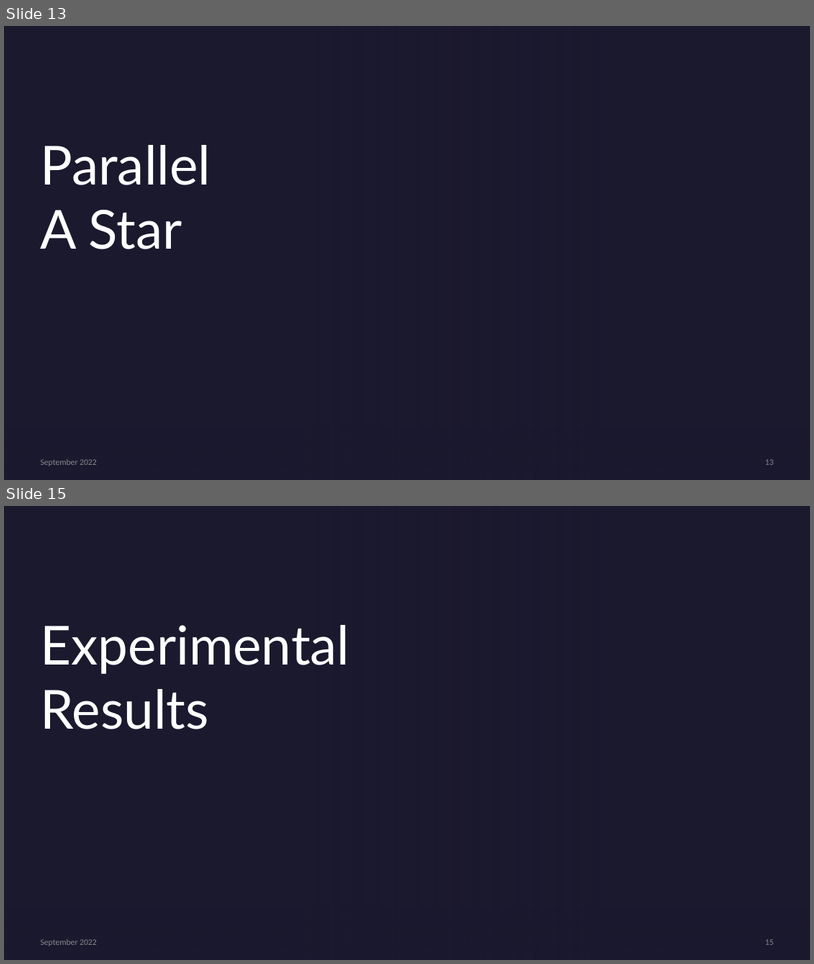
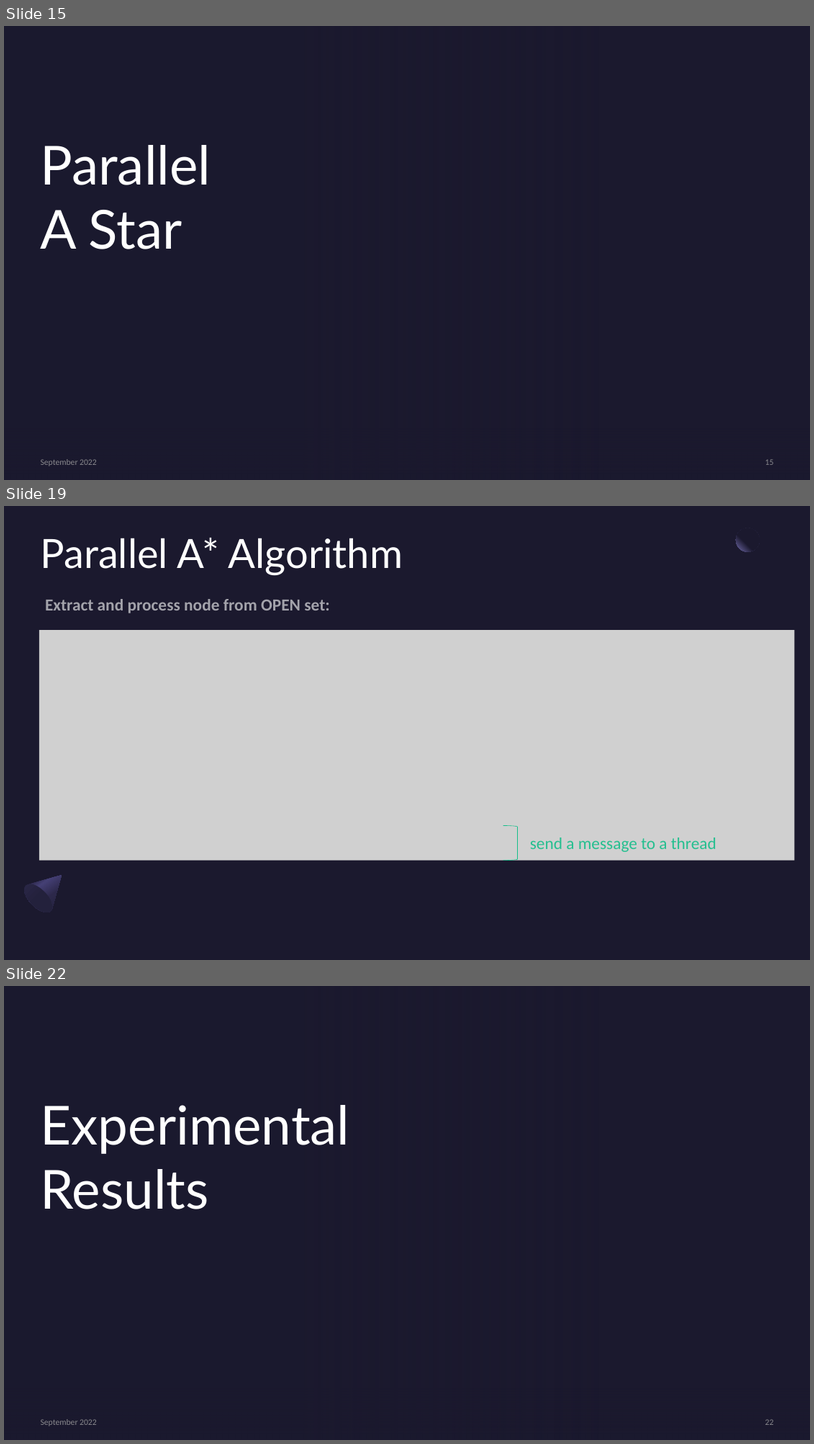
Before and after one commit to Salvo-kun/a-star, a slide deck: presentation/astar_slides.pptx. Shown one above the other, each under a label of ours: slides 13 and 15 before the commit, slides 15, 19 and 22 after it; the slides between them are not shown. The pictures are 814x964 and 814x1444 pixels, drawn with LibreOffice and Linux fonts; fonts in the diff are those of the drawing; grey boxes stand for pictures; background and template pictures are left out. Boxes give left, top, right and bottom in pixels: in the first picture for what was removed or moved away, otherwise in the second. Text is boxed around its words. In the diff, an @@ line names an element or a change of style, - is before the commit and + after.

```diff
--- a/presentation/astar_slides.pptx
+++ b/presentation/astar_slides.pptx
@@ slide 19 added at (4,506,810,960), background #1B192E @@
@@ title added at (41,538,404,576), 48 pt, text #FFFFFF @@
+Parallel A* Algorithm
@@ ellipse added at (736,528,760,551), fill gradient #1B192E to #7771B2 @@
@@ text added at (45,599,329,613), 20 pt, text #FFFFFF at 60% opacity, bold @@
+Extract and process node from OPEN set:
@@ picture added at (39,630,795,860) @@
@@ right bracket added at (504,826,518,860), outline #13BE89 0.5 pt @@
@@ text added at (530,837,717,852), 20 pt, text #13BE89 at 90% opacity @@
+send a message to a thread
@@ freeform shape added at (19,862,74,917), fill gradient #2C284A to #454075 to #1B192E @@
@@ ellipse added at (19,879,57,917), fill gradient #23213C to #2C284A @@
@@ what was slide 13 is now slide 15 @@
@@ page number at (766,459,774,464): text changed @@
-13
+15
@@ what was slide 15 is now slide 22 @@
@@ page number at (766,1419,774,1424): text changed @@
-15
+22
```
Also in this commit, not shown: 4 slides changed, 8 other slides added, 2 slides removed, 2 other files.
